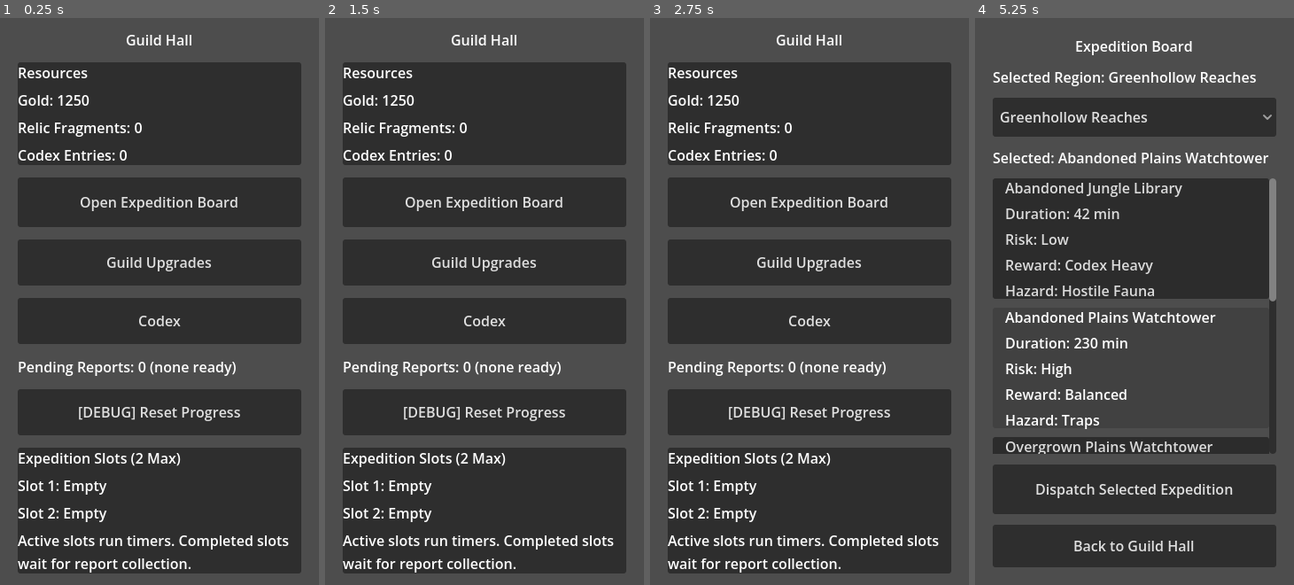
Above: before the commit, frames 1-4 (left to right).
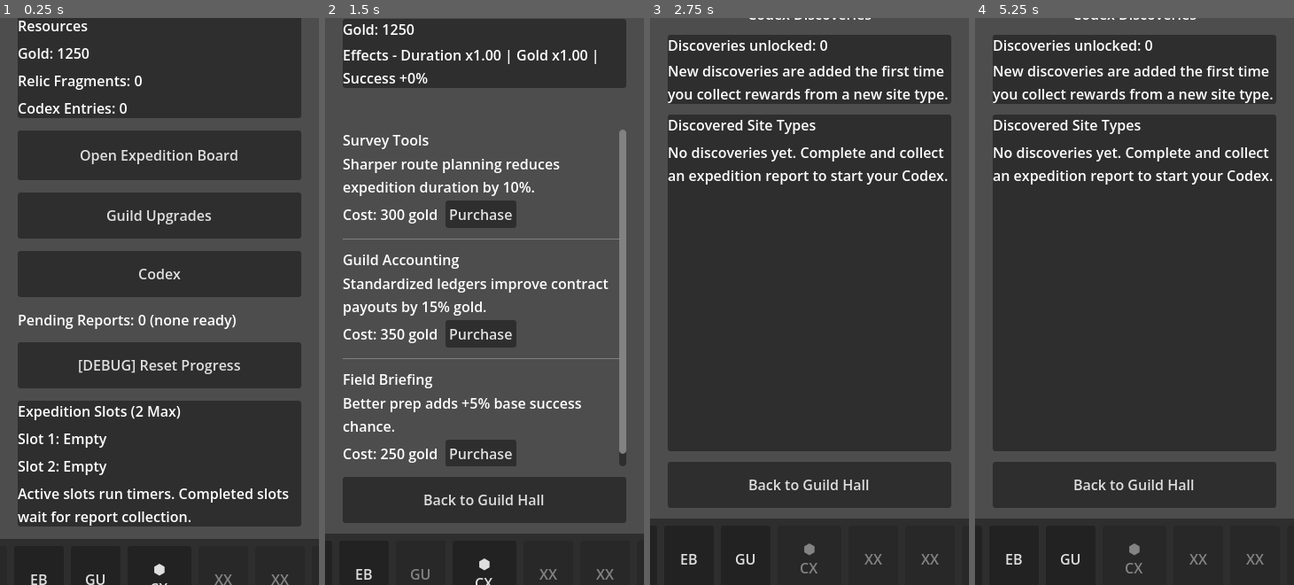
Above: after the commit, the same moments.

Repository: Navandis/expedition-guild-idle
Game: Godot game, scene res://scenes/main/Main.tscn
Same seed, same stepped clock (60 frames per second), same inputs: the game is played once before the commit and once after it.
Inputs (mouse positions are in pixels of both pictures, inside the frame that each line leads up to):
- Up to frame 1 (0.25 s): no input
- Up to frame 2 (1.5 s): click (363, 579) at 0.5 s, where only the run after the commit has a clickable "EB"; click (420, 533) at 1.25 s, where only the run after the commit has a clickable "GU"
- Up to frame 3 (2.75 s): click (809, 573) at 2 s, where only the run after the commit has a clickable "⬢ CX"
- Up to frame 4 (5.25 s): click (1134, 199) at 2.75 s, where only the run before the commit has a clickable "Open Expedition Board"; click (1134, 120) at 3.5 s, where only the run before the commit has a clickable "Greenhollow Reaches"; click (1131, 239) at 4.27 s; click (1131, 369) at 5.02 s

The runs differ from the first frame. In frame 1, 47% of the frame differs, in the area x 0-100%, y 0-100%; in frame 2, 60%; in frame 3, 34%; in frame 4, 34%.

Commit message:
Add shared bottom navigation backbone across major screens

Diff:
--- a/scenes/codex/CodexScreen.tscn
+++ b/scenes/codex/CodexScreen.tscn
@@ -1,6 +1,7 @@
 [gd_scene format=3]
 
 [ext_resource type="Script" path="res://scripts/ui/CodexController.gd" id="1_codex"]
+[ext_resource type="PackedScene" path="res://scenes/components/BottomNavBar.tscn" id="2_nav"]
 
 [node name="CodexScreen" type="Control"]
 layout_mode = 3
@@ -70,3 +71,6 @@
 custom_minimum_size = Vector2(0, 52)
 layout_mode = 2
 text = "Back to Guild Hall"
+
+[node name="BottomNavBar" parent="SafeArea/RootColumn" instance=ExtResource("2_nav")]
+layout_mode = 2
--- /dev/null
+++ b/scenes/components/BottomNavBar.tscn
@@ -0,0 +1,69 @@
+[gd_scene format=3 uid="uid://dxy77rjcxh2v2"]
+
+[ext_resource type="Script" path="res://scripts/ui/BottomNavBar.gd" id="1_nav"]
+
+[node name="BottomNavBar" type="Control"]
+custom_minimum_size = Vector2(0, 92)
+layout_mode = 3
+anchors_preset = 10
+anchor_right = 1.0
+grow_horizontal = 2
+script = ExtResource("1_nav")
+
+[node name="Panel" type="PanelContainer" parent="."]
+layout_mode = 1
+anchors_preset = 15
+anchor_right = 1.0
+anchor_bottom = 1.0
+grow_horizontal = 2
+grow_vertical = 2
+
+[node name="Margin" type="MarginContainer" parent="Panel"]
+layout_mode = 2
+theme_override_constants/margin_left = 8
+theme_override_constants/margin_top = 8
+theme_override_constants/margin_right = 8
+theme_override_constants/margin_bottom = 8
+
+[node name="ButtonsRow" type="HBoxContainer" parent="Panel/Margin"]
+layout_mode = 2
+theme_override_constants/separation = 8
+alignment = 1
+
+[node name="GHButton" type="Button" parent="Panel/Margin/ButtonsRow"]
+custom_minimum_size = Vector2(56, 56)
+layout_mode = 2
+text = "GH"
+
+[node name="EBButton" type="Button" parent="Panel/Margin/ButtonsRow"]
+custom_minimum_size = Vector2(56, 56)
+layout_mode = 2
+text = "EB"
+
+[node name="GUButton" type="Button" parent="Panel/Margin/ButtonsRow"]
+custom_minimum_size = Vector2(56, 56)
+layout_mode = 2
+text = "GU"
+
+[node name="CXButton" type="Button" parent="Panel/Margin/ButtonsRow"]
+custom_minimum_size = Vector2(72, 72)
+layout_mode = 2
+text = "⬢\nCX"
+
+[node name="XXButtonLeft" type="Button" parent="Panel/Margin/ButtonsRow"]
+custom_minimum_size = Vector2(56, 56)
+layout_mode = 2
+disabled = true
+text = "XX"
+
+[node name="XXButtonRight" type="Button" parent="Panel/Margin/ButtonsRow"]
+custom_minimum_size = Vector2(56, 56)
+layout_mode = 2
+disabled = true
+text = "XX"
+
+[node name="SHButton" type="Button" parent="Panel/Margin/ButtonsRow"]
+custom_minimum_size = Vector2(56, 56)
+layout_mode = 2
+disabled = true
+text = "SH"
--- a/scenes/expedition_board/ExpeditionBoard.tscn
+++ b/scenes/expedition_board/ExpeditionBoard.tscn
@@ -2,6 +2,7 @@
 
 [ext_resource type="Script" uid="uid://c31ng4ivfwgb4" path="res://scripts/ui/ExpeditionBoardController.gd" id="1_cx6e2"]
 [ext_resource type="PackedScene" path="res://scenes/components/ExpeditionCard.tscn" id="2_u0gmk"]
+[ext_resource type="PackedScene" path="res://scenes/components/BottomNavBar.tscn" id="3_nav"]
 
 [node name="ExpeditionBoard" type="Control" unique_id=2096162743]
 layout_mode = 3
@@ -68,3 +69,6 @@
 custom_minimum_size = Vector2(0, 48)
 layout_mode = 2
 text = "Back to Guild Hall"
+
+[node name="BottomNavBar" parent="SafeArea/RootColumn" instance=ExtResource("3_nav")]
+layout_mode = 2
--- a/scenes/guild_hall/GuildHall.tscn
+++ b/scenes/guild_hall/GuildHall.tscn
@@ -1,6 +1,7 @@
 [gd_scene format=3 uid="uid://ca4nismuvcpik"]
 
 [ext_resource type="Script" uid="uid://bky2lwy64owpe" path="res://scripts/ui/GuildHallController.gd" id="1_72fw3"]
+[ext_resource type="PackedScene" path="res://scenes/components/BottomNavBar.tscn" id="2_nav"]
 
 [node name="GuildHall" type="Control" unique_id=1458496136]
 layout_mode = 3
@@ -118,3 +119,6 @@
 layout_mode = 2
 text = "Active slots run timers. Completed slots wait for report collection."
 autowrap_mode = 3
+
+[node name="BottomNavBar" parent="SafeArea/RootColumn" instance=ExtResource("2_nav")]
+layout_mode = 2
--- a/scenes/upgrades/GuildUpgrades.tscn
+++ b/scenes/upgrades/GuildUpgrades.tscn
@@ -1,6 +1,7 @@
 [gd_scene format=3]
 
 [ext_resource type="Script" path="res://scripts/ui/UpgradesController.gd" id="1_upg"]
+[ext_resource type="PackedScene" path="res://scenes/components/BottomNavBar.tscn" id="2_nav"]
 
 [node name="GuildUpgrades" type="Control"]
 layout_mode = 3
@@ -67,3 +68,6 @@
 custom_minimum_size = Vector2(0, 52)
 layout_mode = 2
 text = "Back to Guild Hall"
+
+[node name="BottomNavBar" parent="SafeArea/RootColumn" instance=ExtResource("2_nav")]
+layout_mode = 2
--- a/scripts/core/GameManager.gd
+++ b/scripts/core/GameManager.gd
@@ -62,6 +62,7 @@
 		_guild_hall_controller.open_report_requested.connect(_on_open_report_requested)
 		_guild_hall_controller.open_upgrades_requested.connect(_on_open_upgrades_requested)
 		_guild_hall_controller.open_codex_requested.connect(_on_open_codex_requested)
+		_guild_hall_controller.navigate_requested.connect(_on_global_navigation_requested)
 		_guild_hall_controller.debug_finish_requested.connect(_on_debug_finish_requested)
 		_guild_hall_controller.debug_reset_requested.connect(_on_debug_reset_requested)
 
@@ -75,6 +76,7 @@
 		_expedition_board_controller = EXPEDITION_BOARD_SCENE.instantiate() as ExpeditionBoardController
 		_expedition_board_controller.expedition_dispatch_requested.connect(_on_expedition_dispatch_requested)
 		_expedition_board_controller.return_to_guild_hall_requested.connect(_on_return_to_guild_hall_requested)
+		_expedition_board_controller.navigate_requested.connect(_on_global_navigation_requested)
 		_expedition_board_controller.region_selected.connect(_on_region_selected)
 		_expedition_board_controller.set_initial_board_offers(_expedition_board_offers)
 
@@ -122,6 +124,7 @@
 	if _upgrades_controller == null:
 		_upgrades_controller = GUILD_UPGRADES_SCENE.instantiate() as UpgradesController
 		_upgrades_controller.back_requested.connect(_on_upgrades_back_requested)
+		_upgrades_controller.navigate_requested.connect(_on_global_navigation_requested)
 		_upgrades_controller.purchase_requested.connect(_on_upgrade_purchase_requested)
 
 	_show_screen(_upgrades_controller)
@@ -132,6 +135,7 @@
 	if _codex_controller == null:
 		_codex_controller = CODEX_SCREEN_SCENE.instantiate() as CodexController
 		_codex_controller.back_requested.connect(_on_codex_back_requested)
+		_codex_controller.navigate_requested.connect(_on_global_navigation_requested)
 
 	_show_screen(_codex_controller)
 	# Codex screen reads a snapshot so it can render text without touching core state.
@@ -177,6 +181,20 @@
 
 func _on_open_codex_requested() -> void:
 	_show_codex_screen()
+
+
+func _on_global_navigation_requested(target_screen: String) -> void:
+	# Shared bottom-nav routes for GH/EB/GU/CX.
+	# Placeholder buttons (XX/XX/SH) are intentionally inert and emit nothing.
+	match target_screen:
+		BottomNavBar.TARGET_GUILD_HALL:
+			_show_guild_hall()
+		BottomNavBar.TARGET_EXPEDITION_BOARD:
+			_show_expedition_board()
+		BottomNavBar.TARGET_GUILD_UPGRADES:
+			_show_upgrades_screen()
+		BottomNavBar.TARGET_CODEX:
+			_show_codex_screen()
 
 
 func _on_debug_finish_requested() -> void:
--- /dev/null
+++ b/scripts/ui/BottomNavBar.gd
@@ -0,0 +1,53 @@
+extends Control
+class_name BottomNavBar
+
+# File: BottomNavBar.gd
+# Shared bottom navigation row used by major in-scope screens.
+# This keeps screen-to-screen navigation in one place and clearly marks
+# which buttons are active routes versus placeholder slots.
+
+signal navigate_requested(target_screen: String)
+
+const TARGET_GUILD_HALL := "guild_hall"
+const TARGET_EXPEDITION_BOARD := "expedition_board"
+const TARGET_GUILD_UPGRADES := "guild_upgrades"
+const TARGET_CODEX := "codex"
+
+@export var current_screen: String = ""
+
+@onready var _guild_hall_button: Button = $Panel/Margin/ButtonsRow/GHButton
+@onready var _expedition_board_button: Button = $Panel/Margin/ButtonsRow/EBButton
+@onready var _guild_upgrades_button: Button = $Panel/Margin/ButtonsRow/GUButton
+@onready var _codex_button: Button = $Panel/Margin/ButtonsRow/CXButton
+
+
+func _ready() -> void:
+	# Active routes wired for this milestone: GH, EB, GU, and center CX.
+	_guild_hall_button.pressed.connect(func() -> void:
+		navigate_requested.emit(TARGET_GUILD_HALL)
+	)
+	_expedition_board_button.pressed.connect(func() -> void:
+		navigate_requested.emit(TARGET_EXPEDITION_BOARD)
+	)
+	_guild_upgrades_button.pressed.connect(func() -> void:
+		navigate_requested.emit(TARGET_GUILD_UPGRADES)
+	)
+	_codex_button.pressed.connect(func() -> void:
+		navigate_requested.emit(TARGET_CODEX)
+	)
+	_refresh_active_state()
+
+
+func set_current_screen(screen_id: String) -> void:
+	# Each host screen sets this so its own destination button is disabled.
+	current_screen = screen_id
+	_refresh_active_state()
+
+
+func _refresh_active_state() -> void:
+	if not is_node_ready():
+		return
+	_guild_hall_button.disabled = current_screen == TARGET_GUILD_HALL
+	_expedition_board_button.disabled = current_screen == TARGET_EXPEDITION_BOARD
+	_guild_upgrades_button.disabled = current_screen == TARGET_GUILD_UPGRADES
+	_codex_button.disabled = current_screen == TARGET_CODEX
--- a/scripts/ui/CodexController.gd
+++ b/scripts/ui/CodexController.gd
@@ -1,19 +1,25 @@
 extends Control
 class_name CodexController
 
+# File: CodexController.gd
 # CodexController renders the prototype Codex screen for the day-3 milestone.
 # It reads discovery data from CodexSystem and turns it into simple progress
 # text so players can quickly see what site types they have discovered.
 
 signal back_requested
+signal navigate_requested(target_screen: String)
 
 @onready var _summary_label: Label = $SafeArea/RootColumn/HeaderPanel/HeaderRows/SummaryLabel
 @onready var _hint_label: Label = $SafeArea/RootColumn/HeaderPanel/HeaderRows/HintLabel
 @onready var _entries_list_label: Label = $SafeArea/RootColumn/EntriesPanel/EntriesRows/EntriesListLabel
+@onready var _bottom_nav: BottomNavBar = $SafeArea/RootColumn/BottomNavBar
 
 
 func _ready() -> void:
 	$SafeArea/RootColumn/BackButton.pressed.connect(_on_back_pressed)
+	# Bottom nav is shared; center CX is the active destination on this screen.
+	_bottom_nav.set_current_screen(BottomNavBar.TARGET_CODEX)
+	_bottom_nav.navigate_requested.connect(_on_bottom_nav_requested)
 
 
 func set_codex_data(total_discoveries: int, discovered_entries: Array[String]) -> void:
@@ -40,3 +46,7 @@
 
 func _on_back_pressed() -> void:
 	back_requested.emit()
+
+
+func _on_bottom_nav_requested(target_screen: String) -> void:
+	navigate_requested.emit(target_screen)
--- a/scripts/ui/ExpeditionBoardController.gd
+++ b/scripts/ui/ExpeditionBoardController.gd
@@ -1,6 +1,7 @@
 extends Control
 class_name ExpeditionBoardController
 
+# File: ExpeditionBoardController.gd
 # File role:
 # Handles Expedition Board UI behavior for offer generation, selection, and
 # region switching. The board now keeps per-region offers stable for one
@@ -20,6 +21,7 @@
 signal expedition_dispatch_requested(expedition_data: Dictionary)
 signal return_to_guild_hall_requested
 signal region_selected(region_id: String)
+signal navigate_requested(target_screen: String)
 
 const MIN_EXPEDITIONS := 3
 const MAX_EXPEDITIONS := 5
@@ -32,6 +34,7 @@
 @onready var _region_summary_label: Label = $SafeArea/RootColumn/RegionSummaryLabel
 @onready var _region_selector: OptionButton = $SafeArea/RootColumn/RegionSelector
 @onready var _back_button: Button = $SafeArea/RootColumn/BackButton
+@onready var _bottom_nav: BottomNavBar = $SafeArea/RootColumn/BottomNavBar
 
 var _generator := ExpeditionGenerator.new()
 var _selected_expedition: Dictionary = {}
@@ -49,6 +52,9 @@
 	_dispatch_button.disabled = true
 	_dispatch_button.pressed.connect(_on_dispatch_pressed)
 	_back_button.pressed.connect(_on_back_pressed)
+	# Bottom nav is shared across major screens in this slice.
+	_bottom_nav.set_current_screen(BottomNavBar.TARGET_EXPEDITION_BOARD)
+	_bottom_nav.navigate_requested.connect(_on_bottom_nav_requested)
 	_region_selector.item_selected.connect(_on_region_selector_changed)
 	_refresh_region_selector()
 	_show_board_for_selected_region()
@@ -277,6 +283,10 @@
 	return_to_guild_hall_requested.emit()
 
 
+func _on_bottom_nav_requested(target_screen: String) -> void:
+	navigate_requested.emit(target_screen)
+
+
 func _show_board_for_selected_region(force_regenerate: bool = false) -> void:
 	var region_id := _get_selected_region_id()
 	if region_id.is_empty():
--- a/scripts/ui/GuildHallController.gd
+++ b/scripts/ui/GuildHallController.gd
@@ -1,6 +1,7 @@
 extends Control
 class_name GuildHallController
 
+# File: GuildHallController.gd
 # GuildHallController is the home screen for the current gameplay loop.
 # In the two-slot milestone it shows both expedition slots (empty/active/
 # completed), the pending report count, and entry points to dispatch/reports.
@@ -13,6 +14,7 @@
 signal open_report_requested
 signal open_upgrades_requested
 signal open_codex_requested
+signal navigate_requested(target_screen: String)
 signal debug_finish_requested
 signal debug_reset_requested
 
@@ -27,6 +29,7 @@
 @onready var _debug_reset_button: Button = $SafeArea/RootColumn/DebugResetButton
 @onready var _slot_one_label: Label = $SafeArea/RootColumn/ActiveExpeditionPanel/ActiveRows/SlotOneLabel
 @onready var _slot_two_label: Label = $SafeArea/RootColumn/ActiveExpeditionPanel/ActiveRows/SlotTwoLabel
+@onready var _bottom_nav: BottomNavBar = $SafeArea/RootColumn/BottomNavBar
 
 var _expedition_manager: ExpeditionManager
 var _resources := {
@@ -43,6 +46,9 @@
 	_open_report_button.pressed.connect(_on_open_report_pressed)
 	_debug_finish_button.pressed.connect(_on_debug_finish_pressed)
 	_debug_reset_button.pressed.connect(_on_debug_reset_pressed)
+	# Shared bottom nav is now the primary cross-screen backbone.
+	_bottom_nav.set_current_screen(BottomNavBar.TARGET_GUILD_HALL)
+	_bottom_nav.navigate_requested.connect(_on_bottom_nav_requested)
 	# Polling each frame is acceptable for this prototype-sized status block.
 	set_process(true)
 	_refresh_resource_labels()
@@ -139,6 +145,11 @@
 	open_codex_requested.emit()
 
 
+func _on_bottom_nav_requested(target_screen: String) -> void:
+	# GH/EB/GU/CX are active routes; XX/XX/SH stay inert in the nav component.
+	navigate_requested.emit(target_screen)
+
+
 func _on_debug_finish_pressed() -> void:
 	debug_finish_requested.emit()
 
--- a/scripts/ui/UpgradesController.gd
+++ b/scripts/ui/UpgradesController.gd
@@ -1,21 +1,27 @@
 extends Control
 class_name UpgradesController
 
+# File: UpgradesController.gd
 # UpgradesController is the day-3 UI for visible guild progression.
 # It renders JSON-defined upgrades, lets players buy with gold, and marks owned
 # entries so the first progression loop is easy to test in-game.
 
 signal back_requested
 signal purchase_requested(upgrade_id: String)
+signal navigate_requested(target_screen: String)
 
 @onready var _gold_label: Label = $SafeArea/RootColumn/HeaderPanel/HeaderRows/GoldLabel
 @onready var _effects_label: Label = $SafeArea/RootColumn/HeaderPanel/HeaderRows/EffectsLabel
 @onready var _status_label: Label = $SafeArea/RootColumn/StatusLabel
 @onready var _list_container: VBoxContainer = $SafeArea/RootColumn/UpgradesScroll/UpgradesList
+@onready var _bottom_nav: BottomNavBar = $SafeArea/RootColumn/BottomNavBar
 
 
 func _ready() -> void:
 	$SafeArea/RootColumn/BackButton.pressed.connect(_on_back_pressed)
+	# Shared nav keeps GH/EB/GU/CX switching consistent across screens.
+	_bottom_nav.set_current_screen(BottomNavBar.TARGET_GUILD_UPGRADES)
+	_bottom_nav.navigate_requested.connect(_on_bottom_nav_requested)
 
 
 func set_view_model(upgrades: Array[Dictionary], owned_map: Dictionary, current_gold: int, effects: Dictionary) -> void:
@@ -81,3 +87,7 @@
 
 func _on_back_pressed() -> void:
 	back_requested.emit()
+
+
+func _on_bottom_nav_requested(target_screen: String) -> void:
+	navigate_requested.emit(target_screen)
